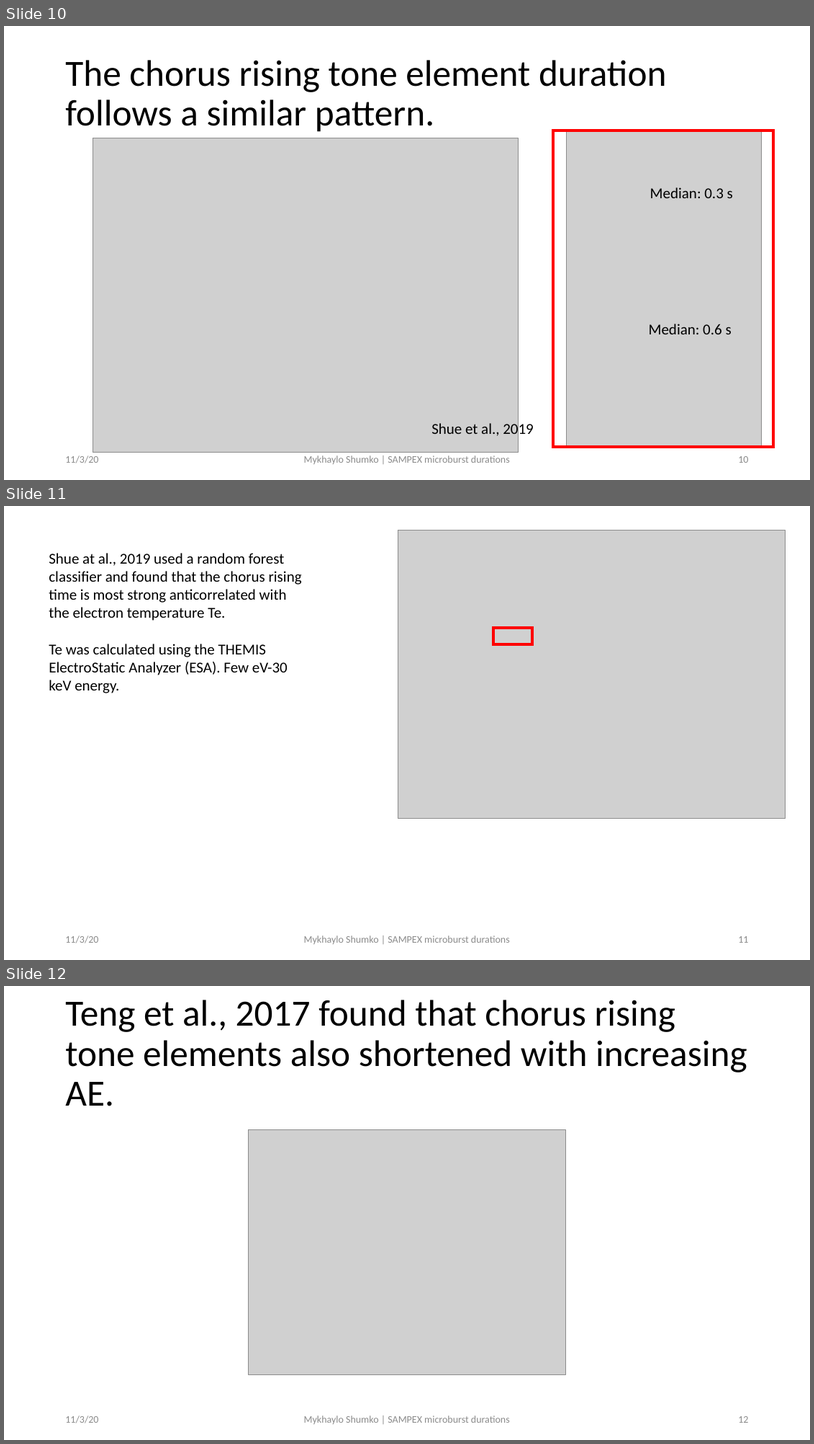
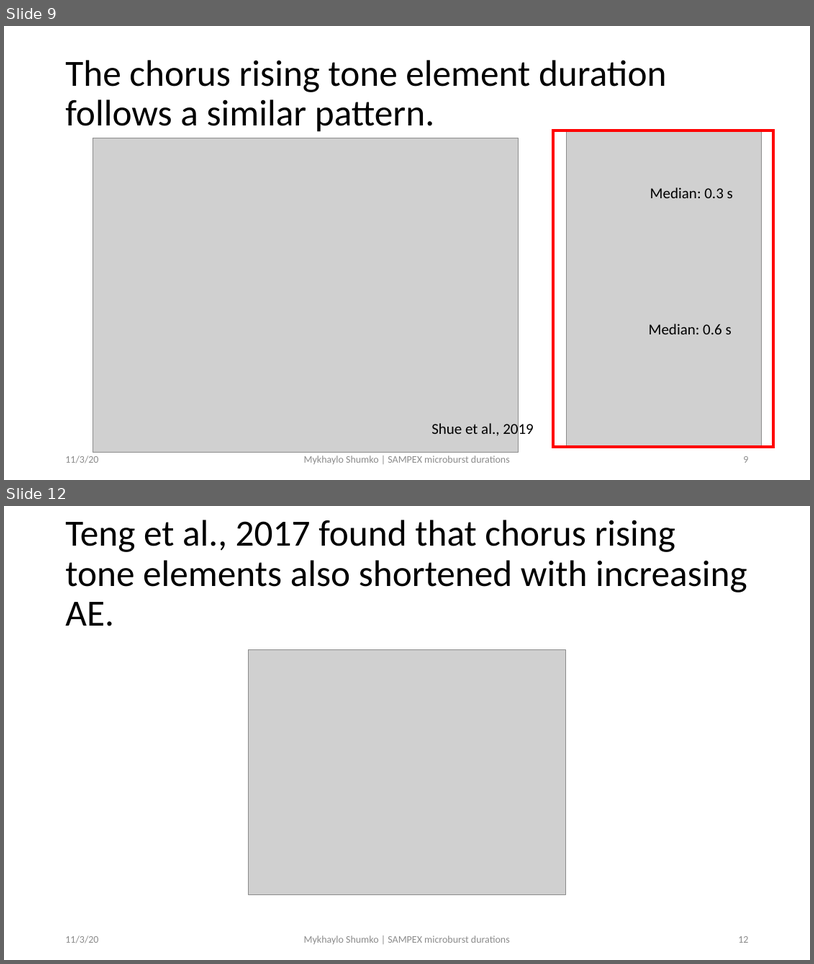
Before and after one commit to mshumko/sampex_microburst_widths, a slide deck: reports/20201103_shumko_sampex_microburst_durations.pptx. Shown one above the other, each under a label of ours: slides 10, 11 and 12 before the commit, slides 9 and 12 after it; the slides between them are not shown. The pictures are 814x1444 and 814x964 pixels, drawn with LibreOffice and Linux fonts; fonts in the diff are those of the drawing; grey boxes stand for pictures. Boxes give left, top, right and bottom in pixels: in the first picture for what was removed or moved away, otherwise in the second. Text is boxed around its words. In the diff, an @@ line names an element or a change of style, - is before the commit and + after.

```diff
--- a/reports/20201103_shumko_sampex_microburst_durations.pptx
+++ b/reports/20201103_shumko_sampex_microburst_durations.pptx
@@ slide 11 removed at bbox=[4, 506, 810, 960], background #FFFFFF @@
@@ picture removed at bbox=[398, 530, 786, 818] @@
@@ text removed at bbox=[49, 553, 302, 693] @@
-Shue at al., 2019 used a random forest classifier and found that the chorus rising time is most strong anticorrelated with the electron temperature Te.
-Te was calculated using the THEMIS ElectroStatic Analyzer (ESA). Few eV-30 keV energy.
@@ rectangle removed at bbox=[494, 628, 532, 644] @@
@@ text removed at bbox=[65, 935, 98, 943] @@
-11/3/20
@@ text removed at bbox=[304, 935, 510, 944] @@
-Mykhaylo Shumko | SAMPEX microburst durations
@@ page number removed at bbox=[738, 936, 748, 942] @@
-11
@@ what was slide 10 is now slide 9 @@
@@ page number at bbox=[743, 456, 748, 462]: text changed @@
-10
+9
```
Also in this commit, not shown: 1 slide changed, 1 slide added, 5 other files.
